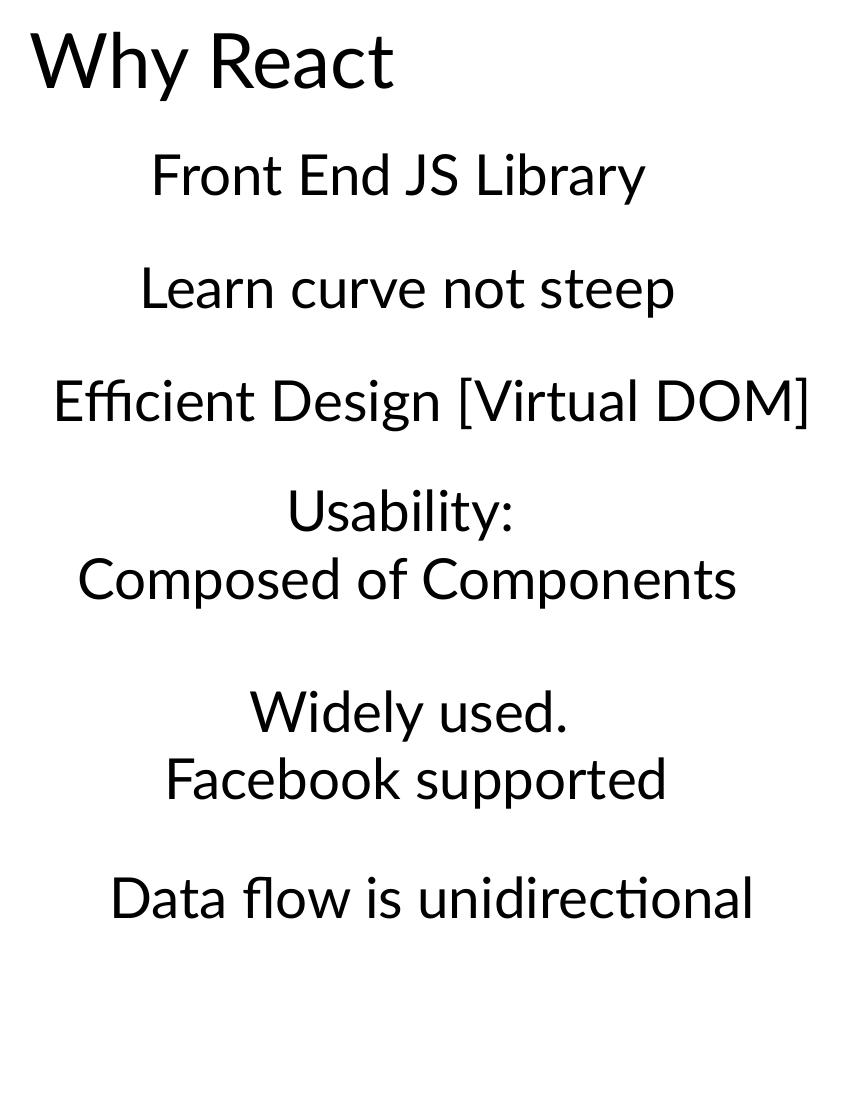
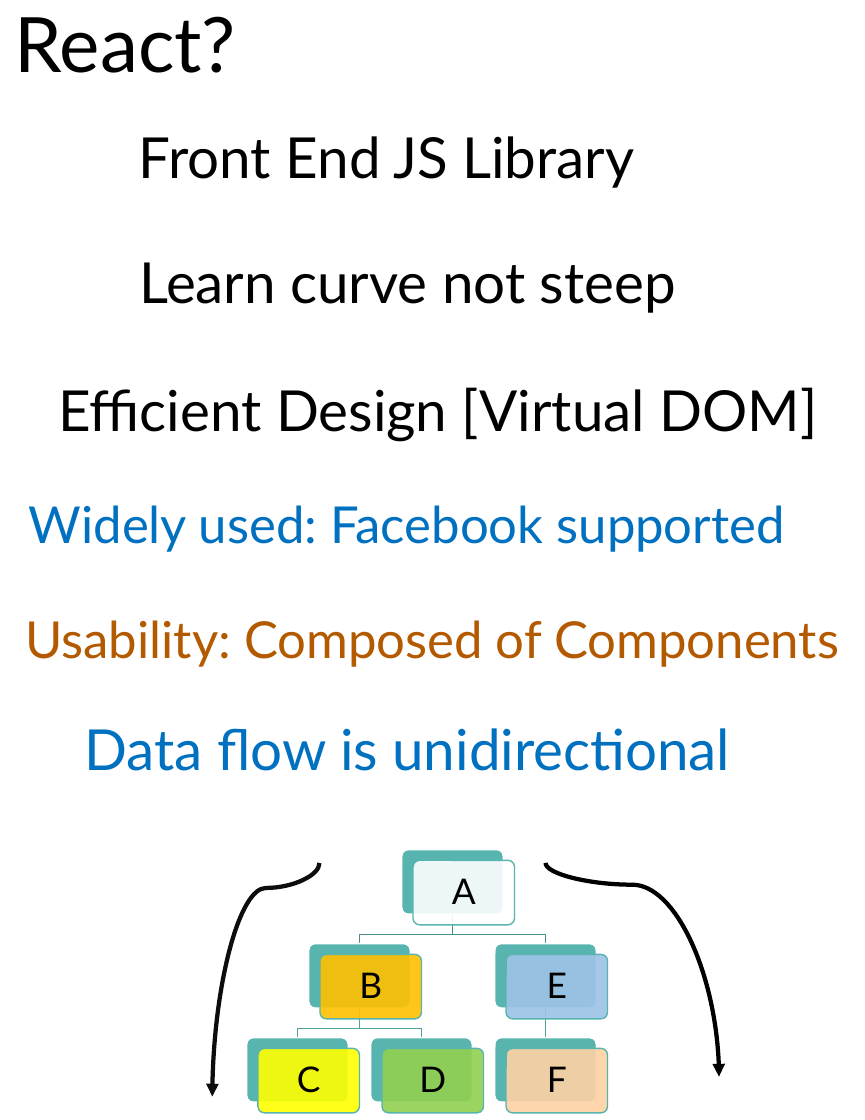
Before and after one commit to scorpion0511/mytracker, a slide deck: slide 10 of doc/React.pptx. Drawn at 865x1120 pixels with LibreOffice and Linux fonts; fonts in the diff are those of the drawing. Boxes give left, top, right and bottom in pixels: in the first picture for what was removed or moved away, otherwise in the second. Text is boxed around its words. In the diff, an @@ line names an element or a change of style, - is before the commit and + after.

```diff
--- a/doc/React.pptx
+++ b/doc/React.pptx
@@ text at [15,16,236,73]: text changed @@
-Why React
+React?
@@ text "Front End JS Library": place and size @@
-text "Front End JS Library" at [151,153,646,205]
+text "Front End JS Library" at [139,136,634,188]
@@ text "Learn curve not steep": place and size @@
-text "Learn curve not steep" at [139,267,676,318]
+text "Learn curve not steep" at [139,262,676,313]
@@ text "Efficient Design [Virtual DOM]": place and size @@
-text "Efficient Design [Virtual DOM]" at [53,377,812,432]
+text "Efficient Design [Virtual DOM]" at [58,387,818,441]
@@ text at [29,505,785,552]: text changed; size 40 to 36 pt; text colour #000000 to #0070C0 @@
-Widely used.
-Facebook supported
+Widely used: Facebook supported
@@ text at [25,620,839,667]: text changed; size 40 to 36 pt; text colour #000000 to #B35900 @@
-Usability:
-Composed of Components
+Usability: Composed of Components
@@ text "Data flow is unidirectional": place and size @@
-text "Data flow is unidirectional" at [110,876,755,919]
+text "Data flow is unidirectional" at [85,728,730,771]
@@ text "Data flow is unidirectional" at [85,728,730,771]: text colour #000000 to #0070C0 @@
@@ curved arrow added from (320, 863) to (213, 1096), #0D0D0D 3 pt @@
@@ curved arrow added from (545, 863) to (719, 1076), #000000 3 pt @@
@@ group added at [246,849,608,1112]: 12 rounded rectangles, 6 texts, 5 freeform shapes @@
+A
+B
+C
+D
+E
+F
```
Also in this commit, not shown: 24 other slides changed, 4 slides added.
